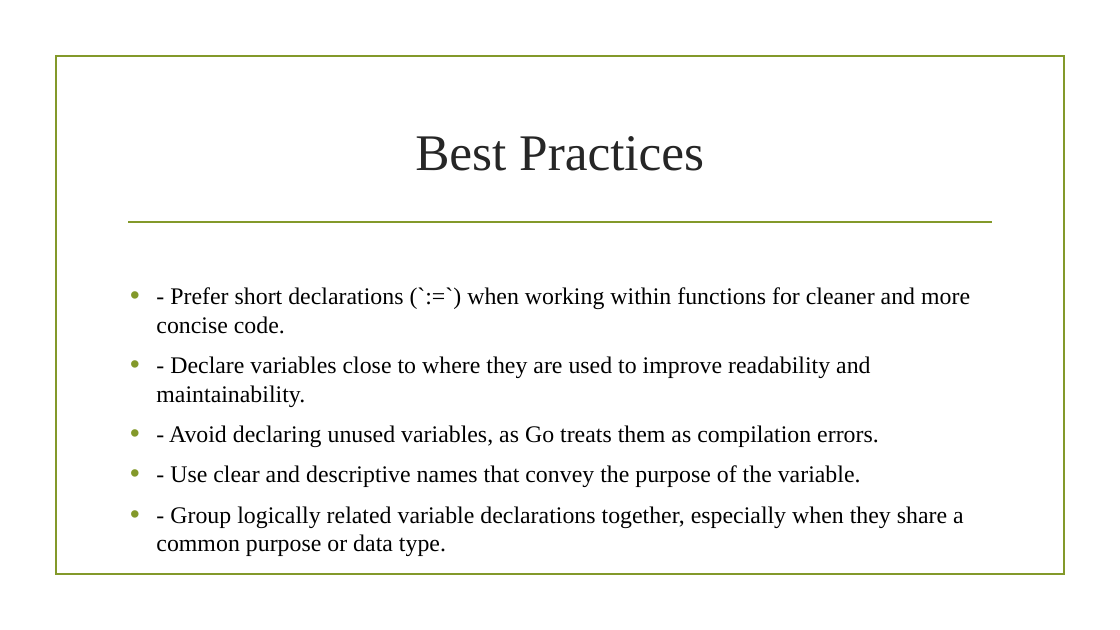
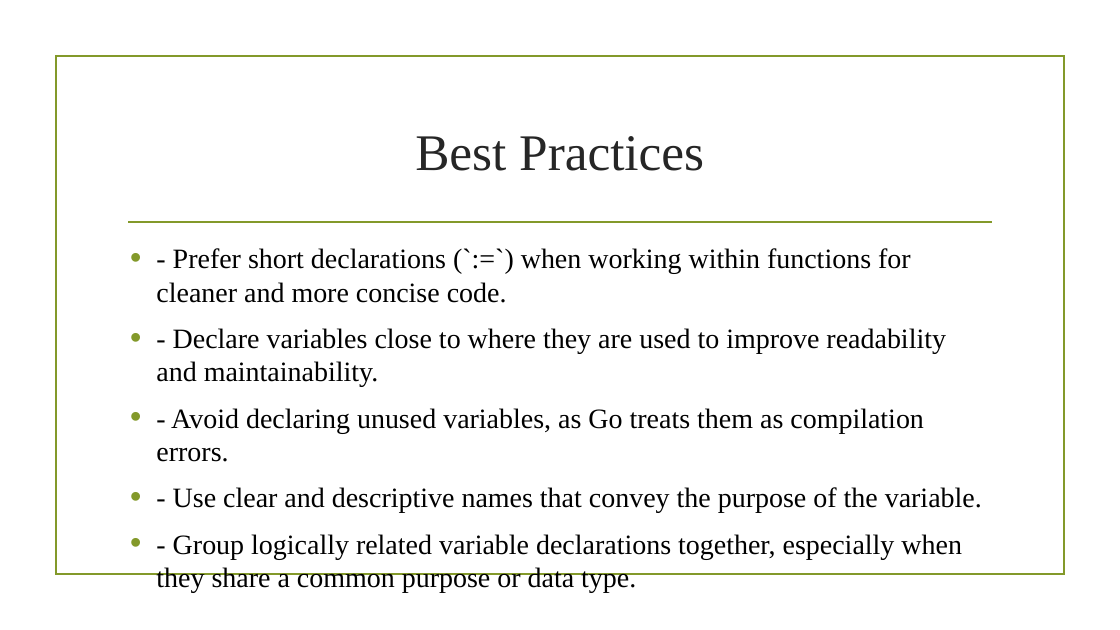
Before and after one commit to CodeWithDhruvX/coding_ppt, a slide deck: slide 21 of ppt/golang/interview_questions/3/variable_declaration.pptx. Drawn at 1120x630 pixels with LibreOffice and Linux fonts; fonts in the diff are those of the drawing; background and template pictures are left out. Boxes give left, top, right and bottom in pixels: in the first picture for what was removed or moved away, otherwise in the second. Text is boxed around its words. In the diff, an @@ line names an element or a change of style, - is before the commit and + after.

```diff
--- a/ppt/golang/interview_questions/3/variable_declaration.pptx
+++ b/ppt/golang/interview_questions/3/variable_declaration.pptx
@@ text "- Prefer short declarations (`:=`) ..." at box(156, 248, 982, 593): size 15.3 to 18 pt @@
```
Also in this commit, not shown: 6 other slides changed, 2 other files.
